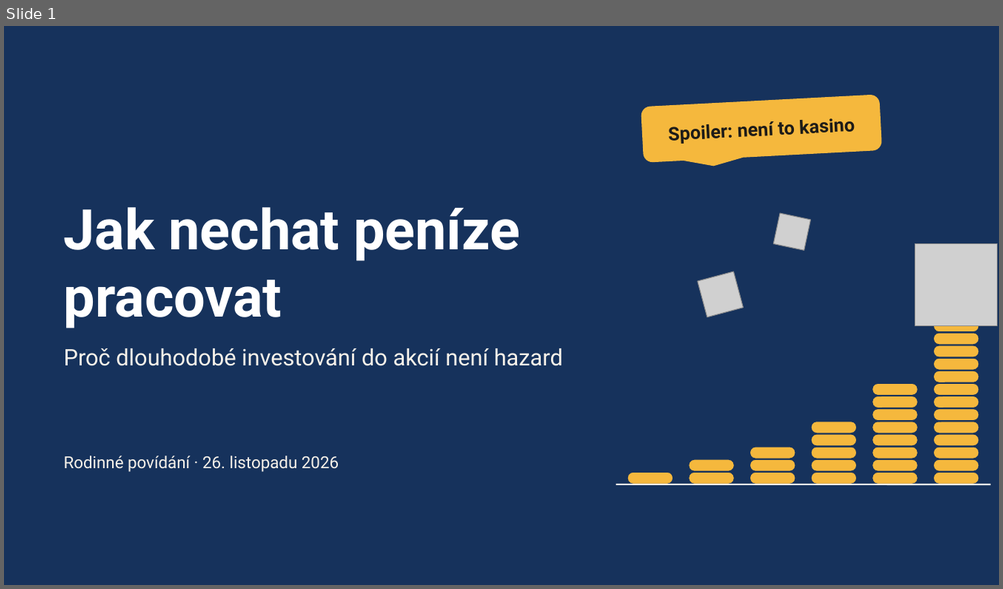
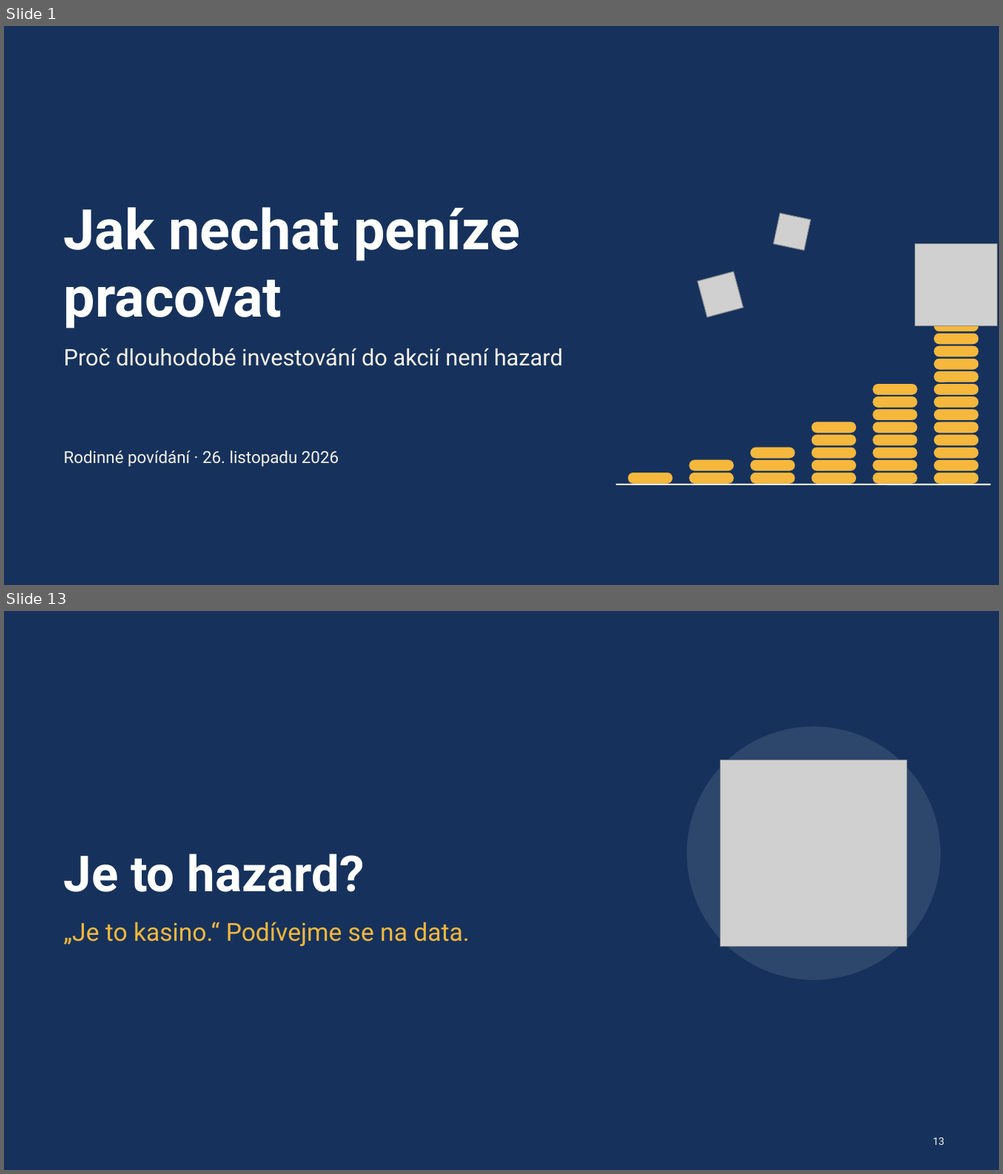
Before and after one commit to TomasMichal/kalkulacky, a slide deck: prezentace/jak-nechat-penize-pracovat.pptx. Shown one above the other, each under a label of ours: slide 1 before the commit, slides 1 and 13 after it; the slides between them are not shown. The pictures are 1003x589 and 1003x1174 pixels, drawn with LibreOffice and Linux fonts; fonts in the diff are those of the drawing; grey boxes stand for pictures. Boxes give left, top, right and bottom in pixels: in the first picture for what was removed or moved away, otherwise in the second. Text is boxed around its words. In the diff, an @@ line names an element or a change of style, - is before the commit and + after.

```diff
--- a/prezentace/jak-nechat-penize-pracovat.pptx
+++ b/prezentace/jak-nechat-penize-pracovat.pptx
@@ slide 13 added at (4,611,999,1170), background #16325C @@
@@ ellipse added at (687,726,940,980), fill #FFFFFF at 10% opacity @@
@@ picture added at (720,760,907,947) @@
@@ title added at (64,854,364,892), 48 pt, text #FFFFFF, bold @@
+Je to hazard?
@@ text added at (64,922,469,946), 24 pt, text #F5B83D @@
+„Je to kasino.“ Podívejme se na data.
@@ page number added at (933,1138,945,1145), 10 pt, text #F7F2EA @@
+13
@@ slide 1 changed as well @@
@@ rounded speech box removed at (640,94,882,163) @@
-Spoiler: není to kasino
@@ text "Rodinné povídání · 26. listopadu ..." at (64,451,338,467): vertical alignment middle to top @@
```
Also in this commit, not shown: 2 other slides changed, 51 other slides added, 33 other files.
